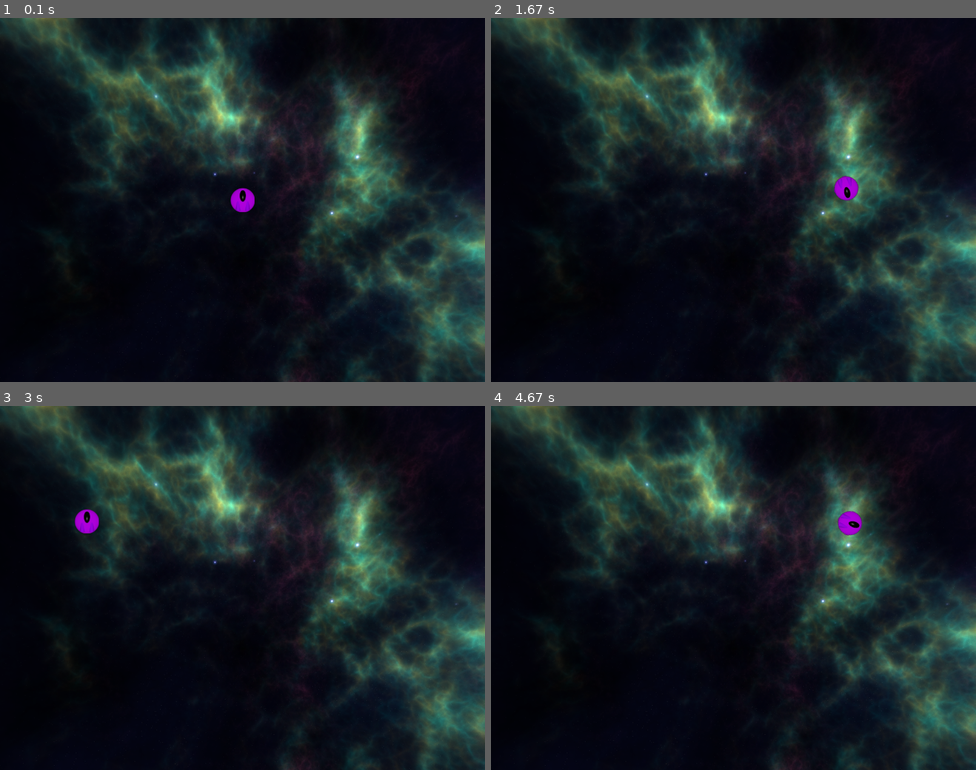
Above: before the commit, frames 1-4 (two rows, left to right).
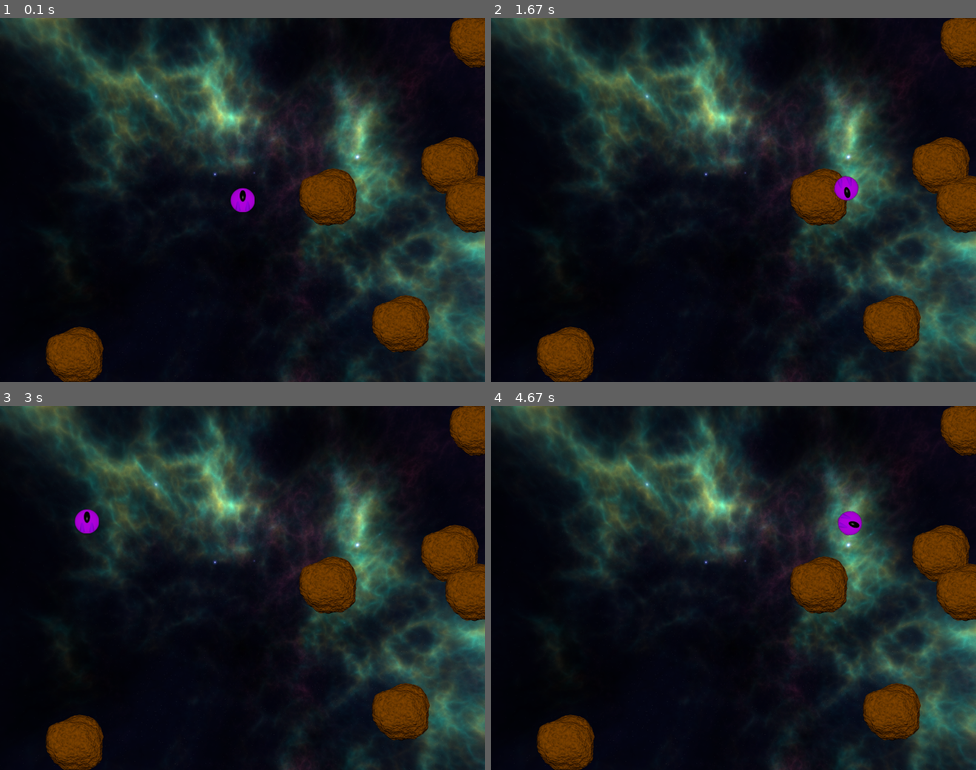
Above: after the commit, the same moments.

Repository: Mercury14/awesome_pygame_project
Game: pygame game, started from space_rocks/__main__.py
Two runs of this game, one before a commit and one after it. Both use one fixed random seed, a clock stepped at 60 frames per second and the inputs below.
Inputs:
- Up to frame 1 (0.1 s): no input
- Up to frame 2 (1.67 s): hold Right 0.33-0.8 s; hold Up 0.83-1.13 s; hold Right 1.17-1.63 s
- Up to frame 3 (3 s): hold Left 1.67-2.2 s; hold Left 2.23-2.63 s; hold Up from 2.67 s (still down)
- Up to frame 4 (4.67 s): release Up at 3.03 s; hold Right 3.07-3.7 s; hold Left 3.73-4.2 s; hold Right from 4.23 s (still down)

The runs differ from the first frame. In frame 1, 7.6% of the frame differs, in the area x 9-100%, y 0-100%; in frame 2, 7.5%; in frame 3, 7.6%; in frame 4, 7.6%.

Commit message:
updated asteroids

Diff:
--- a/space_rocks/game.py
+++ b/space_rocks/game.py
@@ -1,7 +1,7 @@
 import pygame
 
-from models import Spaceship
-from utils import load_sprite
+from models import Asteroid, Spaceship
+from utils import get_random_position, load_sprite
 
 class SpaceRocks:
     def __init__(self):
@@ -9,6 +9,8 @@
         self.screen = pygame.display.set_mode((800, 600))
         self.background = load_sprite("space", False)
         self.clock = pygame.time.Clock()
+
+        self.asteroids = [Asteroid(get_random_position(self.screen)) for _ in range(6)]
         self.spaceship = Spaceship((400, 300))
 
     def main_loop(self):
@@ -37,12 +39,17 @@
             self.spaceship.accelerate()
 
     def _process_game_logic(self):
-        self.spaceship.move(self.screen)
+        for game_object in self._get_game_objects():
+            game_object.move(self.screen)
 
 
     def _draw(self):
         self.screen.blit(self.background, (0, 0))
-        self.spaceship.draw(self.screen)
+        for game_object in self._get_game_objects():
+            game_object.draw(self.screen)
 
         pygame.display.flip()
         self.clock.tick(60)
+
+    def _get_game_objects(self):
+        return [*self.asteroids, self.spaceship]
--- a/space_rocks/models.py
+++ b/space_rocks/models.py
@@ -46,3 +46,7 @@
 
     def accelerate(self):
         self.velocity += self.direction * self.ACCELERATION
+
+class Asteroid(GameObject):
+    def __init__(self, position):
+        super().__init__(position, load_sprite("asteroid"),(0, 0) )
--- a/space_rocks/utils.py
+++ b/space_rocks/utils.py
@@ -1,3 +1,5 @@
+import random
+
 from pygame.image import load
 from pygame.math import Vector2
 
@@ -14,3 +16,6 @@
     x,y = position
     w, h = surface.get_size()
     return Vector2(x %  w, y % h)
+
+def get_random_position(surface):
+    return Vector2(random.randrange(surface.get_width()), random.randrange(surface.get_height()))
